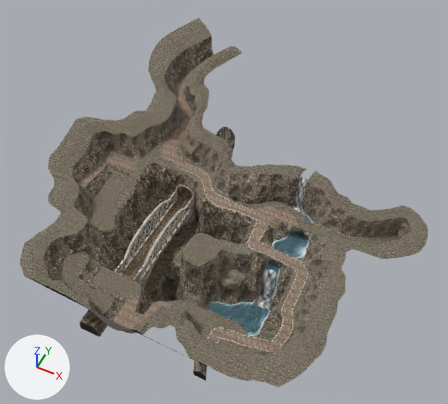
Before and after pictures for a commit that changed the OBJ model Assets/models/Erebonia/Nortia/Roer/SachsenMountainPath/SachsenMountainPath2/SachsenMountainPath2.obj.
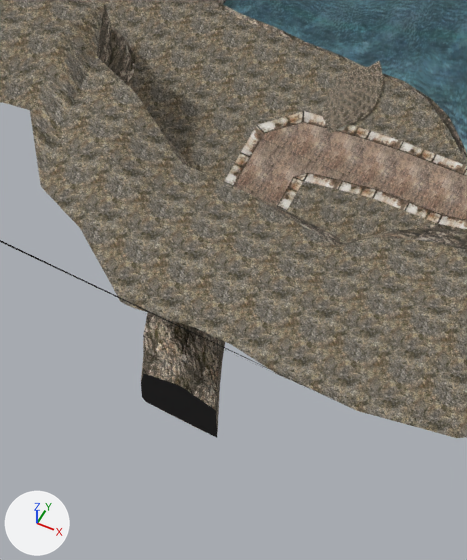
The first picture shows the older version from a 50 mm lens placed at (141.0, -457.0, 379.0), pointed at (-11.0, -155.0, 0.0). The close-ups show both versions on the part from 38% to 55% of the width and 76% to 99% of the height of that picture; other places that the commit changed are outside them. The lights are fixed; the arrows at lower left show +X, +Y and +Z. Where no turn or scale is listed for an object, it has been applied to the vertices. Vertices at the same position are counted once.
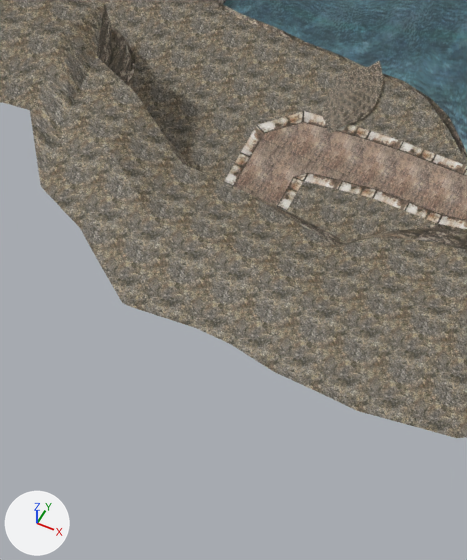
The newer file is also turned or shifted as a whole; pictures and numbers use the older file's frame.

Location of each change, (x1, y1, x2, y2) in pixels of the close-ups (467 x 560 px):
'Object.9', deleted
    before: (141, 313, 225, 438)
    faces in mat_mat_8 (picture img_texture_1_7810592716962791855_png): (141, 313, 225, 432)
    faces in mat_mat_7 (picture img_texture_9_17273343845632879119_png): (141, 374, 217, 438)
'Object.1', deleted
    before: (166, 412, 205, 432)
part 1 of me_object_13, deleted
    before: (103, 270, 348, 407)
'Object.308', unchanged, uncovered by the edit
    after: (223, 0, 467, 152)
'Object.7', unchanged, covered by the edit
    before: (223, 0, 467, 152)
'Object.315', unchanged, uncovered by the edit
    after: (224, 111, 467, 229)
'Object.12', unchanged, covered by the edit
    before: (224, 111, 467, 229)

The change in detail:
Material 'Mat_7.005' (mat_mat_7_005) is new.
Its texture is img_texture_10_13615953386221635959_png.
Its roughness is 0.69.
Material 'Mat_6.005' (mat_mat_6_005) is new.
Its texture is img_texture_9_17273343845632879119_png.
Its roughness is 0.69.
me_object_13 is used by ob_object_13; location (0.0, 0.0, 0.0).
me_object_13 had 2018 vertices, 2833 faces and spanned x -147.0..147.0, y -299.0..0.0, z -56.0..56.0.
me_object_13 no longer uses material mat_mat_7 (picture img_texture_9_17273343845632879119_png).
me_object_13 no longer uses material mat_mat_9 (picture img_texture_10_13615953386221635959_png).
me_object_13 now has 1978 vertices, 2743 faces, 2 loose edges and spans x -147.0..147.0, y -299.0..-57.0, z -56.0..55.0.
me_object_13 part 1: 2 vertices removed from x 37.0..56.0, y -299.0, z 21.0.
me_object_13 now uses material mat_mat_6_005 (picture img_texture_9_17273343845632879119_png).
me_object_13 now uses material mat_mat_7_005 (picture img_texture_10_13615953386221635959_png).
Object 'Object.1' (ob_object_1) is deleted.
Object 'Object.8' (ob_object_8) is deleted.
Object 'Object.9' (ob_object_9) is deleted.
